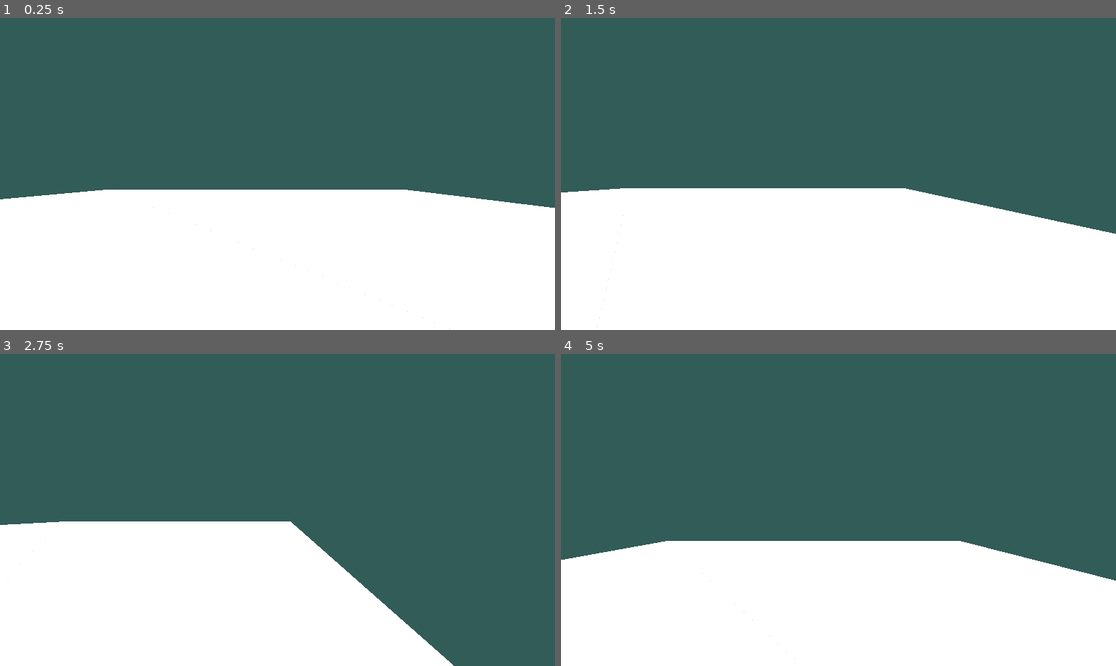
Above: before the commit, frames 1-4 (two rows, left to right).
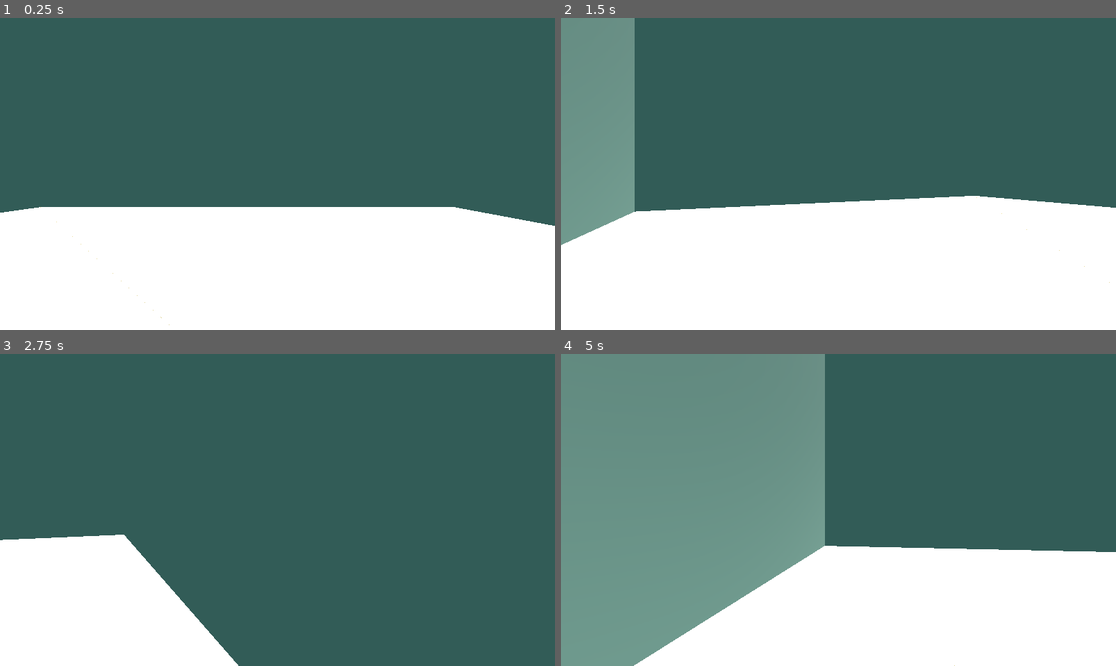
Above: after the commit, the same moments.

Repository: MonkeeyWEB/Godot-Project
Game: Godot game, scene res://node_3d.tscn
The game is run twice, just before and just after one commit, with the same random seed, the same clock (stepped at 60 frames per second) and the same inputs.
Inputs (mouse positions are in pixels of both pictures, inside the frame that each line leads up to):
- Up to frame 1 (0.25 s): no input
- Up to frame 2 (1.5 s): tap Enter (ui_accept) at 0.5, 0.77 s; move the mouse to (960, 158) at 0.52 s; hold Right (ui_right) 0.53-1.28 s; move the mouse to (727, 189) at 1.27 s; hold Down (ui_down) from 1.28 s (still down)
- Up to frame 3 (2.75 s): tap Enter (ui_accept) at 1.52 s; move the mouse to (333, 441) at 2.02 s; release Down (ui_down) at 2.03 s; hold Right (ui_right) from 2.03 s (still down)
- Up to frame 4 (5 s): move the mouse to (810, 572) at 2.77 s; release Right (ui_right) at 2.78 s; hold Up (ui_up) 2.78-3.53 s; tap Enter (ui_accept) at 3.02, 3.77, 4.52 s; move the mouse to (1005, 556) at 3.52 s; hold Left (ui_left) from 3.53 s (still down); move the mouse to (672, 463) at 4.27 s

The runs differ from the first frame. In frame 1, 5.1% of the frame differs, in the area x 0-100%, y 55-100%; in frame 2, 13%; in frame 3, 17%; in frame 4, 42%, in the area x 0-100%, y 0-100%.

Commit message:
Camera
Le joueur peut déplacer la caméra

Diff:
--- a/character_body_3d.gd
+++ b/character_body_3d.gd
@@ -1,9 +1,14 @@
 extends CharacterBody3D
+@onready var camera_3d: Camera3D = $Camera3D
+const CAMERA_SENS = 0.005
 
 
 const SPEED = 5.0
 const JUMP_VELOCITY = 4.5
 
+func _ready() -> void:
+	#Initialise le mode de caméra à la Premiere Personne
+	Input.mouse_mode = Input.MOUSE_MODE_CAPTURED
 
 func _physics_process(delta: float) -> void:
 	# Add the gravity.
@@ -26,3 +31,13 @@
 		velocity.z = move_toward(velocity.z, 0, SPEED)
 
 	move_and_slide()
+
+#Camera
+func _input(event):
+	if event is InputEventMouseMotion:
+		print("y : ",event.relative.x * CAMERA_SENS)
+		print("x : ",event.relative.y * CAMERA_SENS)
+		#Horizontal
+		rotation.y -= event.relative.x * CAMERA_SENS
+		#Vertical
+		#rotation.x -= event.relative.y * CAMERA_SENS
--- a/player.tscn
+++ b/player.tscn
@@ -7,12 +7,12 @@
 [node name="Player" type="Node3D"]
 
 [node name="CharacterBody3D" type="CharacterBody3D" parent="."]
-transform = Transform3D(1, 0, 0, 0, 1, 0, 0, 0, 1, 0, 4.58008, 0)
+transform = Transform3D(1, 0, 0, 0, 1, 0, 0, 0, 1, 0, 4.58624, 0)
 script = ExtResource("1_ux3au")
+
+[node name="Camera3D" type="Camera3D" parent="CharacterBody3D"]
+transform = Transform3D(1, 0, 0, 0, 1, 0, 0, 0, 1, 0, 0.536976, 0.221873)
+fov = 60.0
 
 [node name="CollisionShape3D" type="CollisionShape3D" parent="CharacterBody3D"]
 shape = SubResource("CapsuleShape3D_8x2on")
-
-[node name="SpringArm3D" type="SpringArm3D" parent="CharacterBody3D"]
-
-[node name="Camera3D" type="Camera3D" parent="CharacterBody3D/SpringArm3D"]
